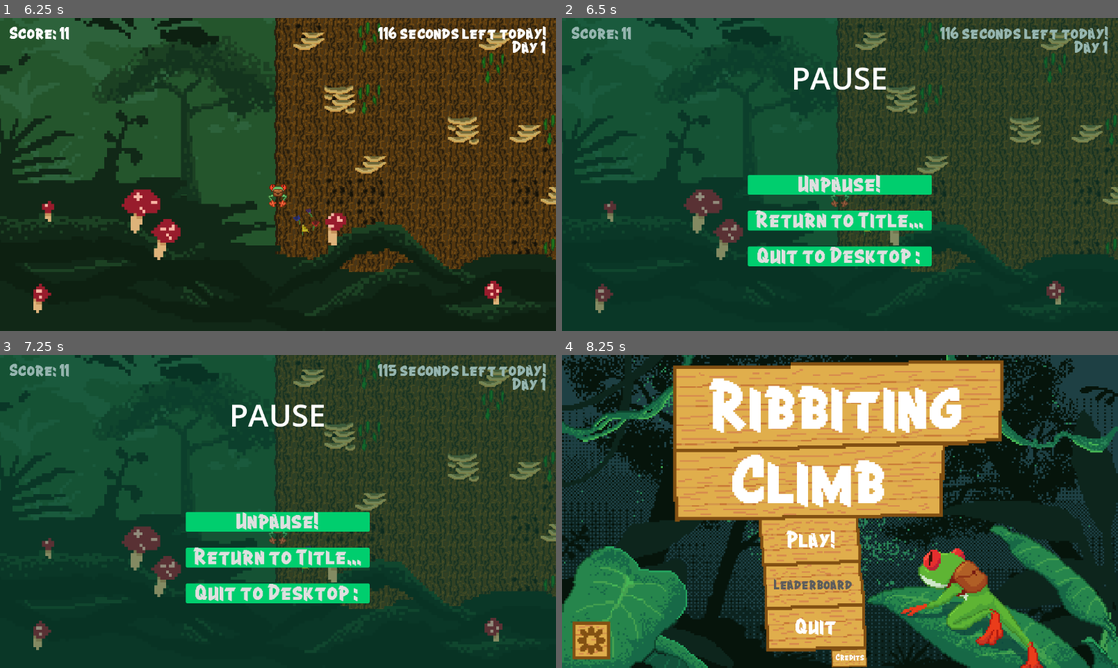
Above: before the commit, frames 1-4 (two rows, left to right).
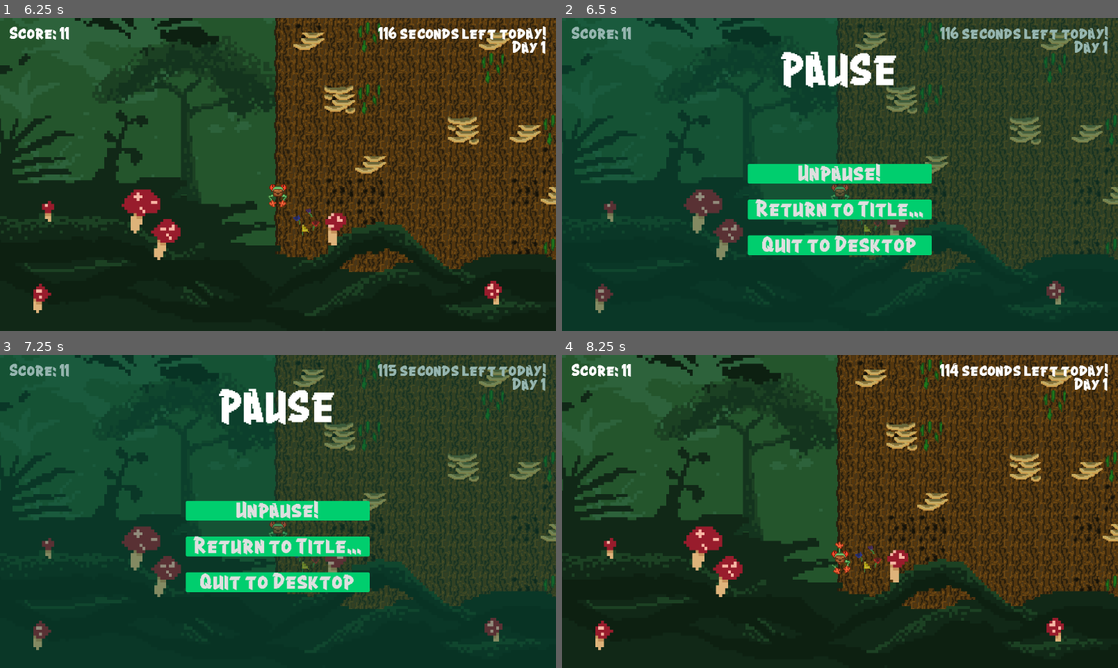
Above: after the commit, the same moments.

Repository: Team-Goose/brackeys-12-game-jam
Game: Godot game, scene res://game.tscn
The game is run twice, just before and just after one commit, with the same random seed, the same clock (stepped at 60 frames per second) and the same inputs. Sound files missing from this copy of the repository are replaced by a short silence.
Inputs (mouse positions are in pixels of both pictures, inside the frame that each line leads up to):
- Up to frame 1 (6.25 s): click "Play!" at 0.5 s; click "Play!" at 1.25 s; click "PLAY" at 2 s; move the mouse to (105, 315) at 2.77 s; press the mouse at (105, 315) at 2.78 s; hold Right (right) 2.78-3.53 s; move the mouse to (205, 284) at 3.52 s; release the mouse at (205, 284) at 3.53 s; hold Left (left) 3.53-4.28 s; right-click (205, 284) at 3.6 s; click (205, 284) at 3.67 s; move the mouse to (266, 252) at 4.27 s; press the mouse at (266, 252) at 4.28 s; hold Right (right) 4.28-5.78 s; move the mouse to (283, 221) at 5.02 s; release the mouse at (283, 221) at 5.03 s; right-click (283, 221) at 5.1 s; click (283, 221) at 5.17 s; move the mouse to (278, 193) at 5.77 s; press the mouse at (278, 193) at 5.78 s; hold Left (left) from 5.78 s (still down)
- Up to frame 2 (6.5 s): keep holding Left (left); tap Escape (esc) at 6.4 s
- Up to frame 3 (7.25 s): keep holding Left (left); move the mouse to (111, 464) at 6.52 s; release the mouse at (111, 464) at 6.53 s; right-click (111, 464) at 6.6 s
- Up to frame 4 (8.25 s): move the mouse to (867, 511) at 7.27 s; press the mouse at (867, 511) at 7.28 s; release Left (left) at 8 s; release the mouse at (867, 511) at 8 s; click "Return to Title..." at 8 s

Frame 1 is identical in both runs. In frame 2, 10% of the frame differs, in the area x 33-67%, y 10-80%; in frame 3, 10%; in frame 4, 86%, in the area x 0-100%, y 0-100%.

Commit message:
menu tweaks

Diff:
--- a/scenes/game_over_menu.tscn
+++ b/scenes/game_over_menu.tscn
@@ -99,7 +99,7 @@
 [node name="QuitToDesktopButton" type="Button" parent="MarginContainer/VBoxContainer"]
 layout_mode = 2
 mouse_default_cursor_shape = 2
-text = "Quit to Desktop :("
+text = "Quit to Desktop"
 
 [node name="BoxContainer2" type="BoxContainer" parent="MarginContainer"]
 custom_minimum_size = Vector2(300, 0)
--- a/scenes/pause_menu.tscn
+++ b/scenes/pause_menu.tscn
@@ -1,13 +1,9 @@
-[gd_scene load_steps=5 format=3 uid="uid://6flb8j1cfct4"]
+[gd_scene load_steps=4 format=3 uid="uid://6flb8j1cfct4"]
 
 [ext_resource type="Theme" uid="uid://ti5t14mpo4hx" path="res://assets/other_menu_theme.tres" id="1_wfucw"]
 [ext_resource type="Script" path="res://scripts/pause_menu.gd" id="2_n2oor"]
 
-[sub_resource type="SystemFont" id="SystemFont_40rcn"]
-subpixel_positioning = 0
-
 [sub_resource type="LabelSettings" id="LabelSettings_niw8j"]
-font = SubResource("SystemFont_40rcn")
 font_size = 64
 
 [node name="PauseMenu" type="Control"]
@@ -87,7 +83,7 @@
 [node name="QuitToDesktopButton" type="Button" parent="MarginContainer/VBoxContainer"]
 layout_mode = 2
 mouse_default_cursor_shape = 2
-text = "Quit to Desktop :("
+text = "Quit to Desktop"
 
 [node name="BoxContainer2" type="BoxContainer" parent="MarginContainer"]
 custom_minimum_size = Vector2(300, 0)
